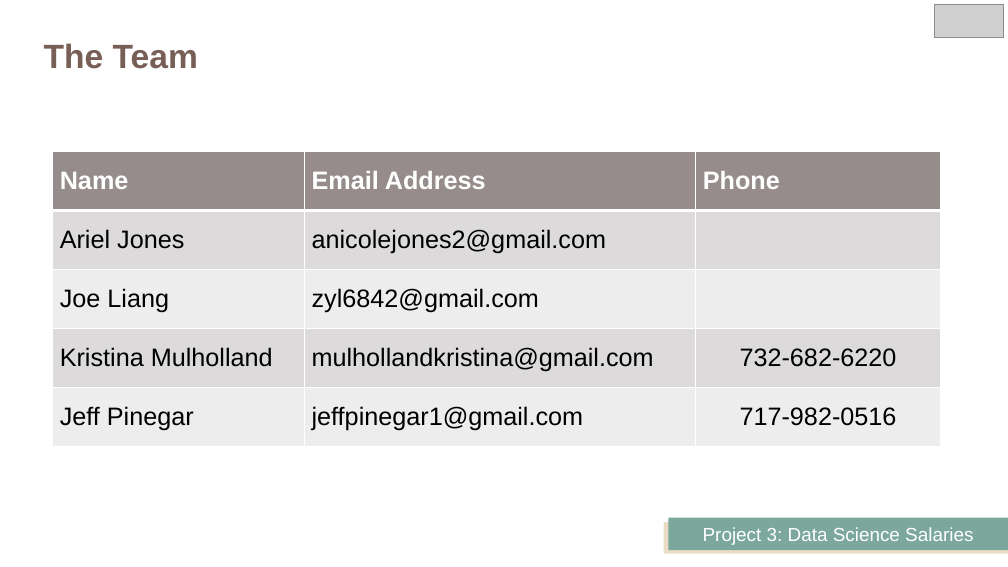
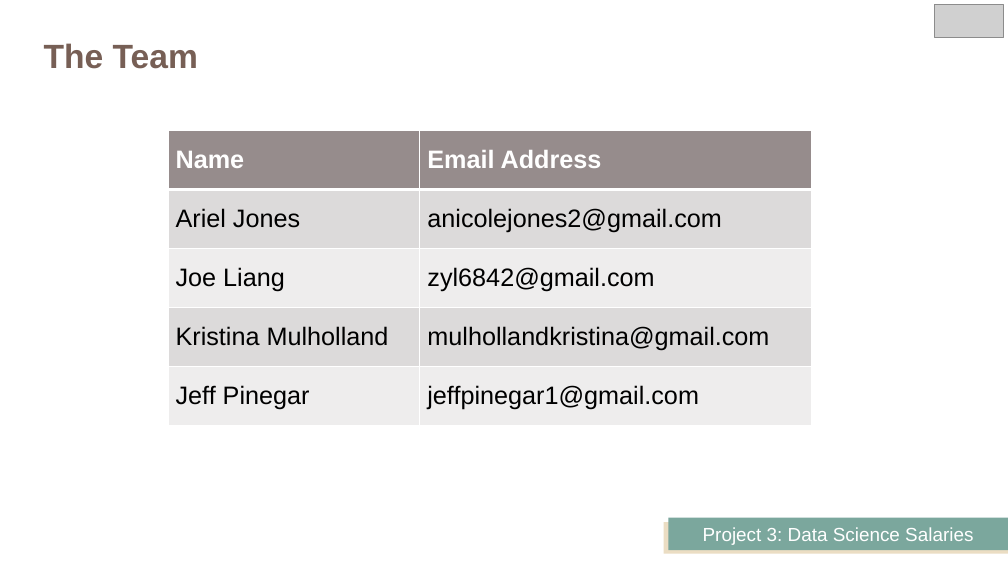
Before and after one commit to JeffPinegar/Project_3_DS_Salaries, a slide deck: slide 2 of DataScience_Salaries.pptx. Drawn at 1008x567 pixels with LibreOffice and Linux fonts; fonts in the diff are those of the drawing; grey boxes stand for pictures. Boxes give left, top, right and bottom in pixels: in the first picture for what was removed or moved away, otherwise in the second. Text is boxed around its words. In the diff, an @@ line names an element or a change of style, - is before the commit and + after.

```diff
--- a/DataScience_Salaries.pptx
+++ b/DataScience_Salaries.pptx
@@ table at (168, 131, 811, 426) @@
-column 3: Phone |  |  | 732-682-6220 | 717-982-0516
@@ table: place and size @@
-table at (52, 151, 941, 446)
+table at (168, 131, 811, 426)
```
Also in this commit, not shown: 3 other slides changed.
